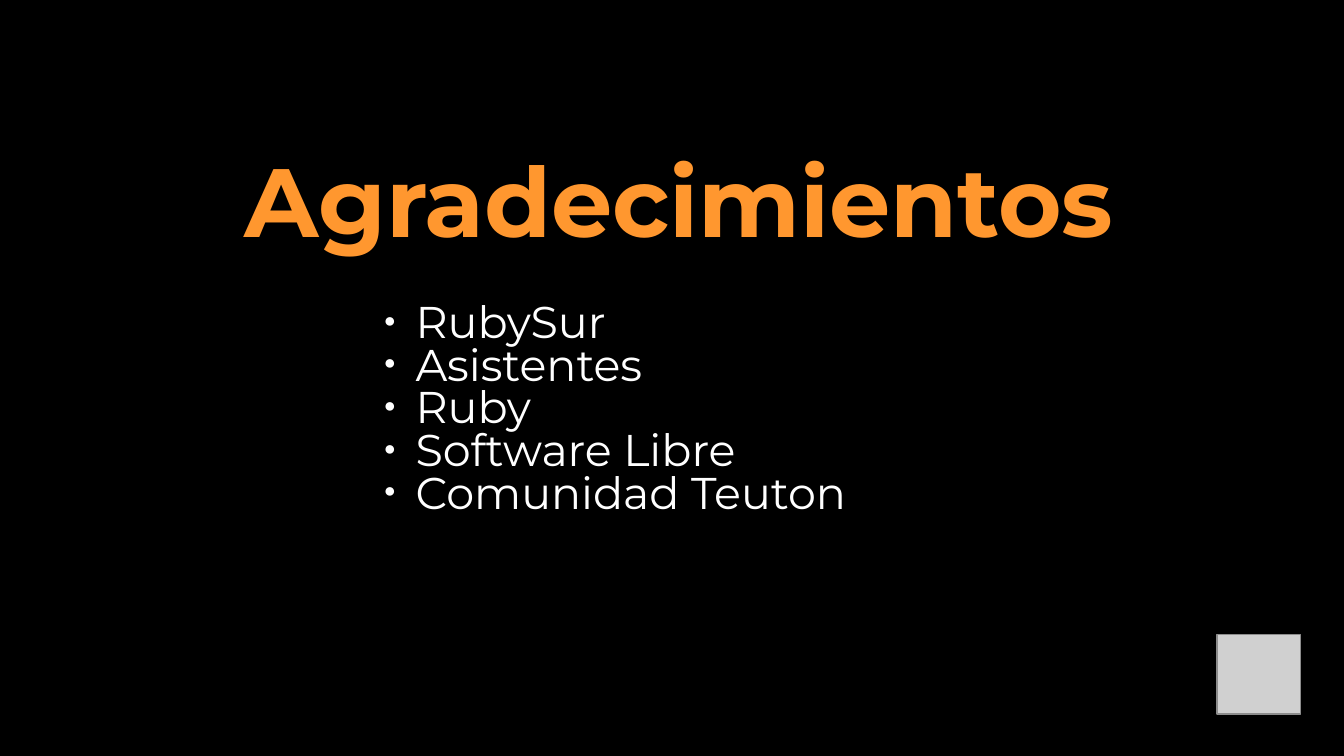
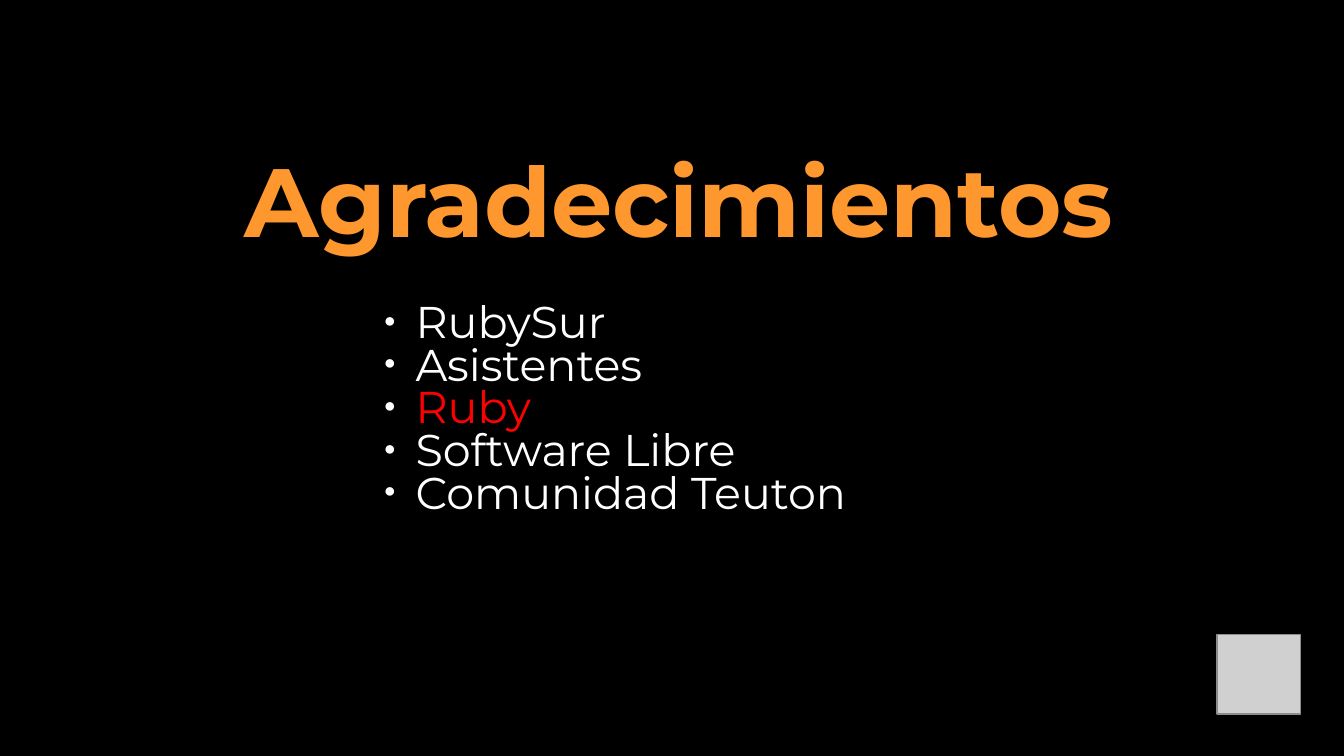
Before and after one commit to dvarrui/charlas, a slide deck: slide 2 of teuton/rubysur.2608/20260819-teuton-rubysur.odp. Drawn at 1344x756 pixels with LibreOffice and Linux fonts; fonts in the diff are those of the drawing; grey boxes stand for pictures. Boxes give left, top, right and bottom in pixels: in the first picture for what was removed or moved away, otherwise in the second. Text is boxed around its words. In the diff, an @@ line names an element or a change of style, - is before the commit and + after.

```diff
--- a/teuton/rubysur.2608/20260819-teuton-rubysur.odp
+++ b/teuton/rubysur.2608/20260819-teuton-rubysur.odp
@@ subtitle at box(416, 380, 531, 433): text colour #FFFFFF to #FF0000 in "Ruby" @@
```
Also in this commit, not shown: 10 other slides changed, 6 slides added, 2 slides removed, 17 other files.
